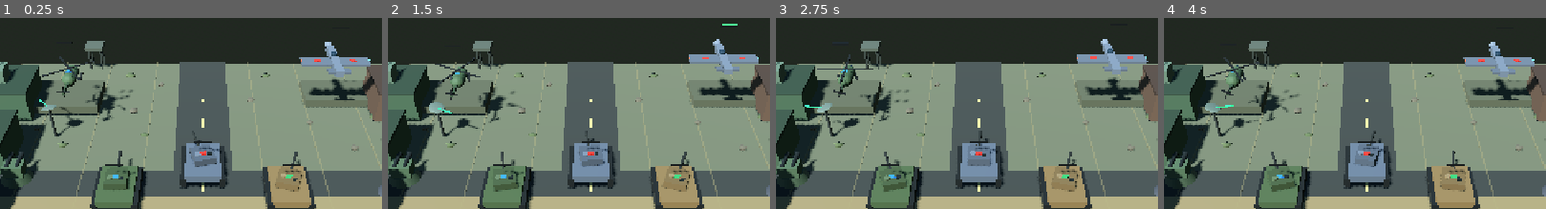
Above: before the commit, frames 1-4 (left to right).
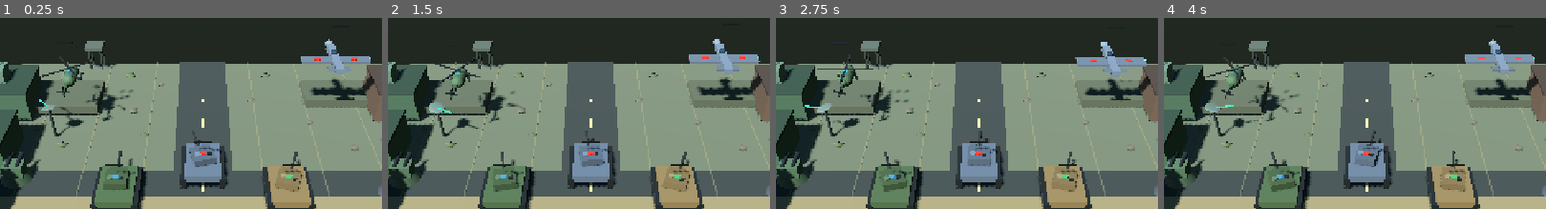
Above: after the commit, the same moments.

Repository: Jamalalbaroty/storm-generals-mobil
Game: Godot game, scene res://prototype_3d/battlefield_3d.tscn
Same seed, same stepped clock (60 frames per second), same inputs: the game is played once before the commit and once after it. This scene is started directly instead of the project's main scene.
Inputs (mouse positions are % of the whole screen's width and height, from its top left):
- Up to frame 1 (0.25 s): no input
- Up to frame 2 (1.5 s): move the mouse to (72, 38) at 0.52 s; click (72, 38) at 0.67 s; drag from (30, 49) to (45, 66) at 1.27 s
- Up to frame 3 (2.75 s): move the mouse to (60, 19) at 2.02 s; click (60, 19) at 2.17 s
- Up to frame 4 (4 s): drag from (45, 66) to (20, 27) at 2.77 s; move the mouse to (80, 61) at 3.52 s; click (80, 61) at 3.67 s
The pictures show only the part of the screen within x 24-74%, y 0-50%; the shares and areas given below are measured in that part.

The runs differ from the first frame. In frame 1, 1.0% of the frame differs, in the area x 78-98%, y 11-43%; in frame 2, 0.3%; in frame 3, 1.4%; in frame 4, 1.3%.

Commit message:
Keep tactical selection HUD synced with live units (#74)
* Keep selection HUD count synced with live units

* Test selection HUD updates when a selected unit is removed

Diff:
--- a/prototype_3d/battlefield_3d.gd
+++ b/prototype_3d/battlefield_3d.gd
@@ -2476,6 +2476,7 @@
 
 func _update_showcase_orders(delta: float) -> void:
 	selected_live_units = selected_live_units.filter(func(unit): return is_instance_valid(unit) and _is_live_player_unit(unit))
+	_update_selection_count_label()
 	if not is_instance_valid(selected_tank):
 		selected_tank = selected_live_units[0] if not selected_live_units.is_empty() else null
 	if not is_instance_valid(selected_tank):
--- a/prototype_3d/smoke_test.gd
+++ b/prototype_3d/smoke_test.gd
@@ -293,6 +293,18 @@
 			quit(1)
 			return
 
+	# The HUD must immediately reflect units queued for deletion, not retain a stale count.
+	group_infantry.queue_free()
+	battlefield.call("_update_showcase_orders", 0.0)
+	if selection_count_label.text != "UNITS: 1" or not selection_count_label.visible:
+		push_error("Selection HUD count did not update after a selected unit was removed")
+		quit(1)
+		return
+	if battlefield.get("selected_live_units").size() != 1:
+		push_error("Deleted group member remained in the live selection")
+		quit(1)
+		return
+
 	var rock_scatter := battlefield.get_node_or_null("TerrainRockScatter") as MultiMeshInstance3D
 	var scrub_scatter := battlefield.get_node_or_null("TerrainScrubScatter") as MultiMeshInstance3D
 	if rock_scatter == null or scrub_scatter == null:
